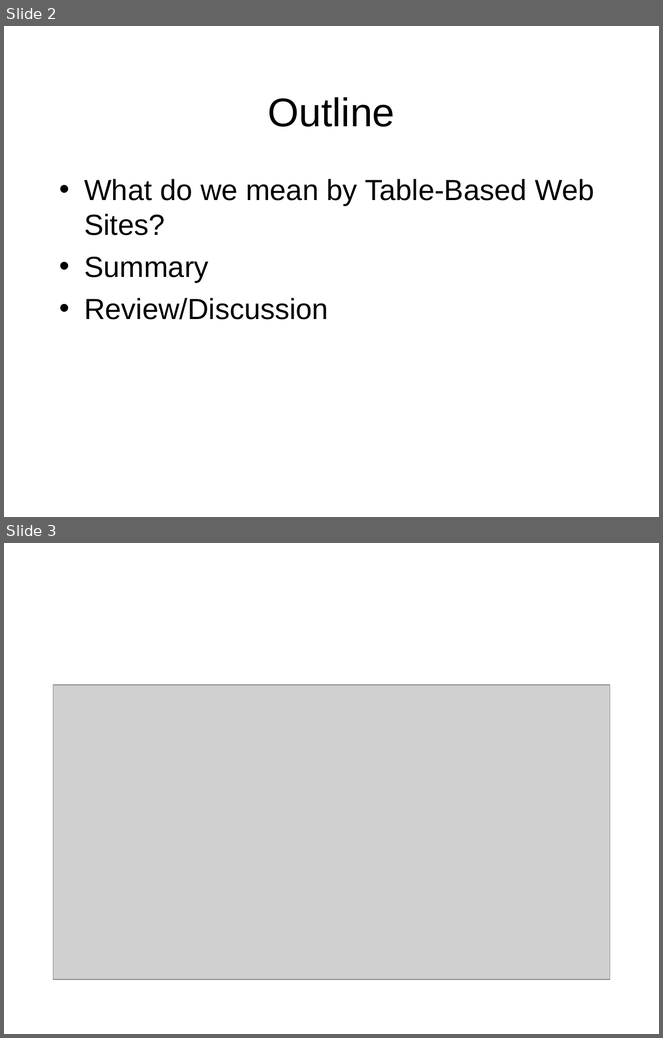
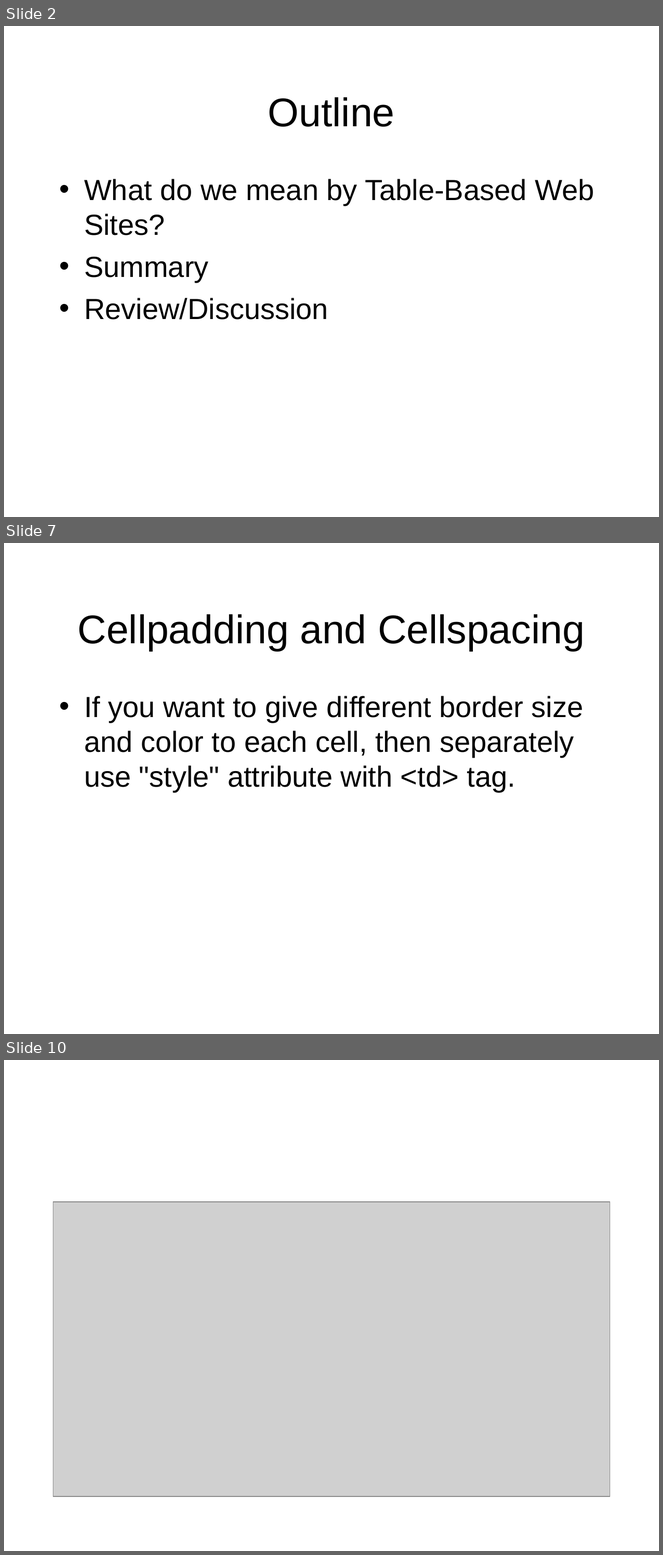
Before and after one commit to octaviordz/zjnu2017.github.io, a slide deck: WAD/lectures/040--Table.Based.Webpage.ppt. Shown one above the other, each under a label of ours: slides 2 and 3 before the commit, slides 2, 7 and 10 after it; the slides between them are not shown. The pictures are 663x1038 and 663x1555 pixels, drawn with LibreOffice and Linux fonts; fonts in the diff are those of the drawing; grey boxes stand for pictures. Boxes give left, top, right and bottom in pixels: in the first picture for what was removed or moved away, otherwise in the second. Text is boxed around its words. In the diff, an @@ line names an element or a change of style, - is before the commit and + after.

```diff
--- a/WAD/lectures/040--Table.Based.Webpage.ppt
+++ b/WAD/lectures/040--Table.Based.Webpage.ppt
@@ slide 7 added at (4, 543, 659, 1034), background #FFFFFF @@
@@ title added at (78, 614, 585, 651), 44 pt, text #000000 @@
+Cellpadding and Cellspacing
@@ text added at (84, 696, 584, 793), 32 pt, text #000000 @@
+• If you want to give different border size and color to each cell, then separately use "style" attribute with <td> tag.
@@ what was slide 3 is now slide 10 @@
```
Also in this commit, not shown: 7 other slides added, 3 other files.
